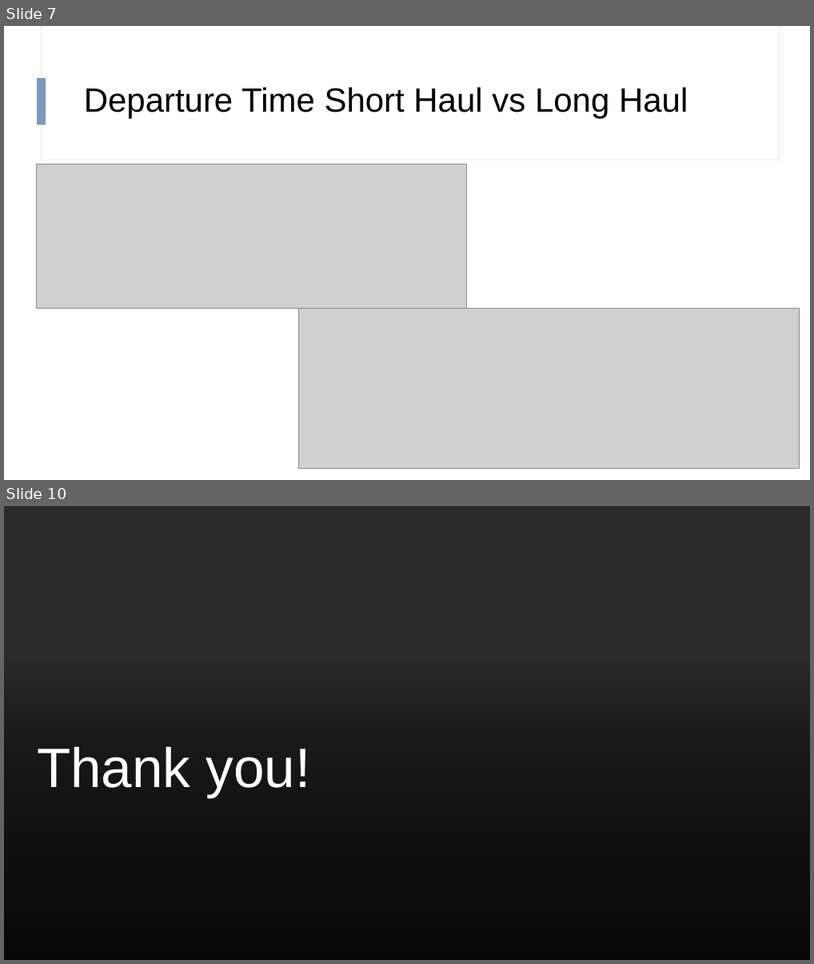
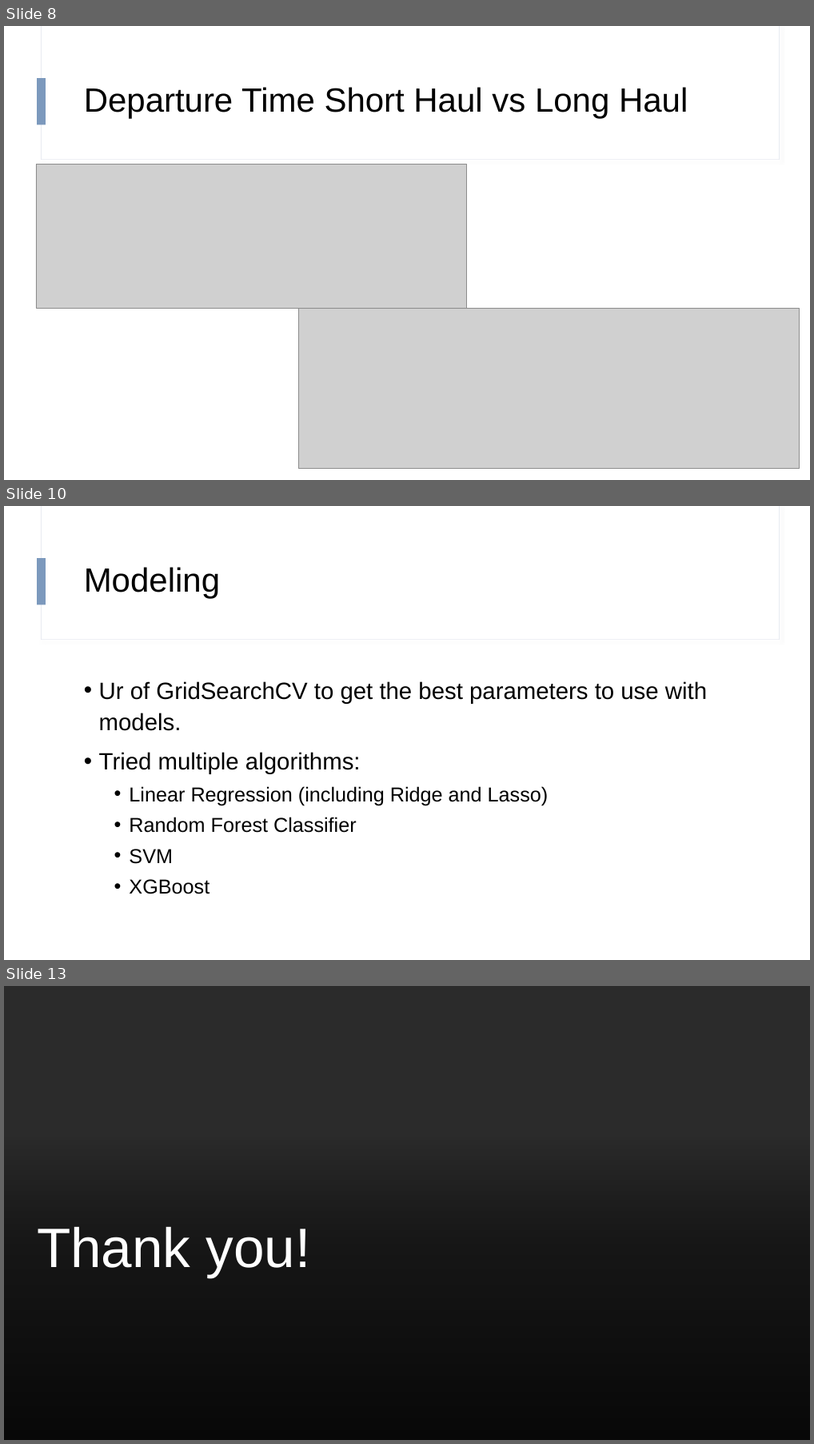
Before and after one commit to hapl/predict-flight-delays, a slide deck: output/presentation/Project_presentation_v2.pptx. Shown one above the other, each under a label of ours: slides 7 and 10 before the commit, slides 8, 10 and 13 after it; the slides between them are not shown. The pictures are 814x964 and 814x1444 pixels, drawn with LibreOffice and Linux fonts; fonts in the diff are those of the drawing; grey boxes stand for pictures; background and template pictures are left out; a plain dark background stands for a picture behind light text. Boxes give left, top, right and bottom in pixels: in the first picture for what was removed or moved away, otherwise in the second. Text is boxed around its words. In the diff, an @@ line names an element or a change of style, - is before the commit and + after.

```diff
--- a/output/presentation/Project_presentation_v2.pptx
+++ b/output/presentation/Project_presentation_v2.pptx
@@ slide 10 added at [4,506,810,960], background #FFFFFF; not listed: 3 template elements that a slide beside it also shows @@
@@ title added at [84,567,220,599], 40 pt, text #000000 @@
+Modeling
@@ text added at [99,681,707,894], 28 pt, text #000000 @@
+• Ur of GridSearchCV to get the best parameters to use with models.
+• Tried multiple algorithms:
+  • Linear Regression (including Ridge and Lasso)
+  • Random Forest Classifier
+  • SVM
+  • XGBoost
@@ what was slide 7 is now slide 8 @@
@@ what was slide 10 is now slide 13 @@
```
Also in this commit, not shown: 4 other slides added, 2 slides removed.
